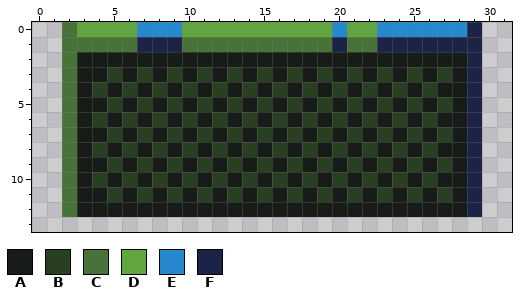
Pixel-art sprite -- Resources/Textures/Structures/Storage/Crates/hydroponics.rsi/open.png. Above, as it was before the edit.
The file is 32x32 pixels. Shown: x 0..31, y 0..13.
Palette (. is transparent): A #181c19  B #293f21  C #477238  D #61a53f  E #2789cd  F #1b2447
Pixels before, first column x 2:
 0 CDDDDEEEDDDDDDDDDDEDDEEEEEEF
 1 CCCCCFFFCCCCCCCCCCFCCFFFFFFF
 2 CAAAAAAAAAAAAAAAAAAAAAAAAAAF
 3 CAABABABABABABABABABABABABAF
 4 CABABABABABABABABABABABABAAF
 5 CAABABABABABABABABABABABABAF
 6 CABABABABABABABABABABABABAAF
 7 CAABABABABABABABABABABABABAF
 8 CABABABABABABABABABABABABAAF
 9 CAABABABABABABABABABABABABAF
10 CABABABABABABABABABABABABAAF
11 CAABABABABABABABABABABABABAF
12 CAAAAAAAAAAAAAAAAAAAAAAAAAAF
The same view after the edit:
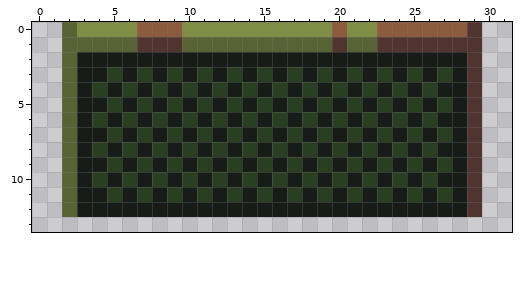
What changed:
colour C: #477238 -> #586335
colour D: #61a53f -> #7f8e44
colour E: #2789cd -> #8c5b3e
colour F: #1b2447 -> #4f342f
Where, in picture pixels (left, top, right, bottom), the same in both pictures:
changed: (62, 22, 482, 217)
